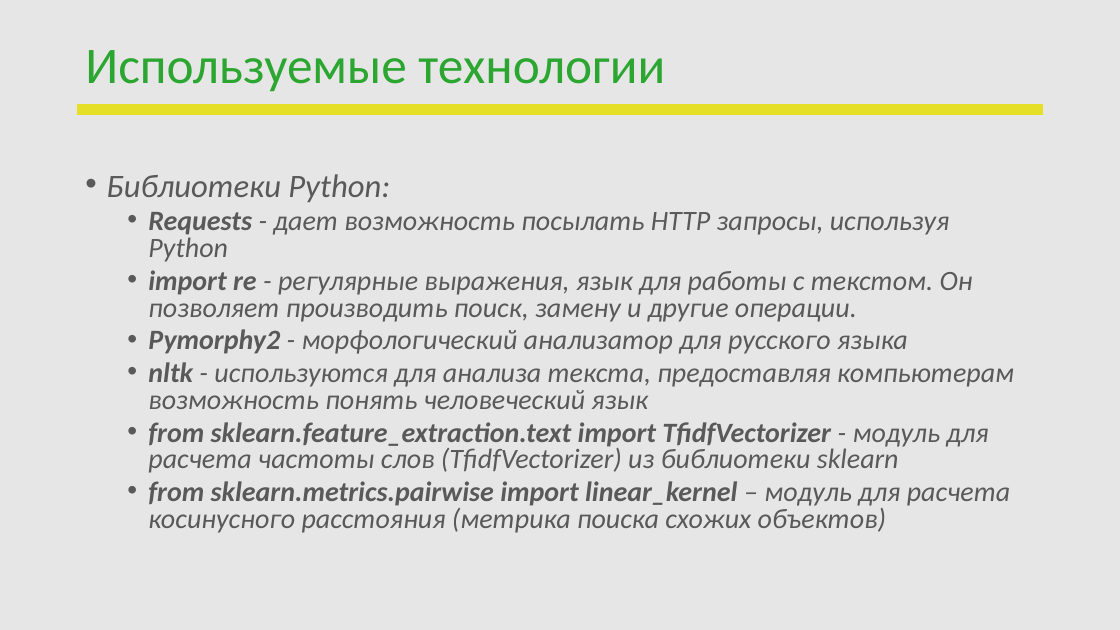
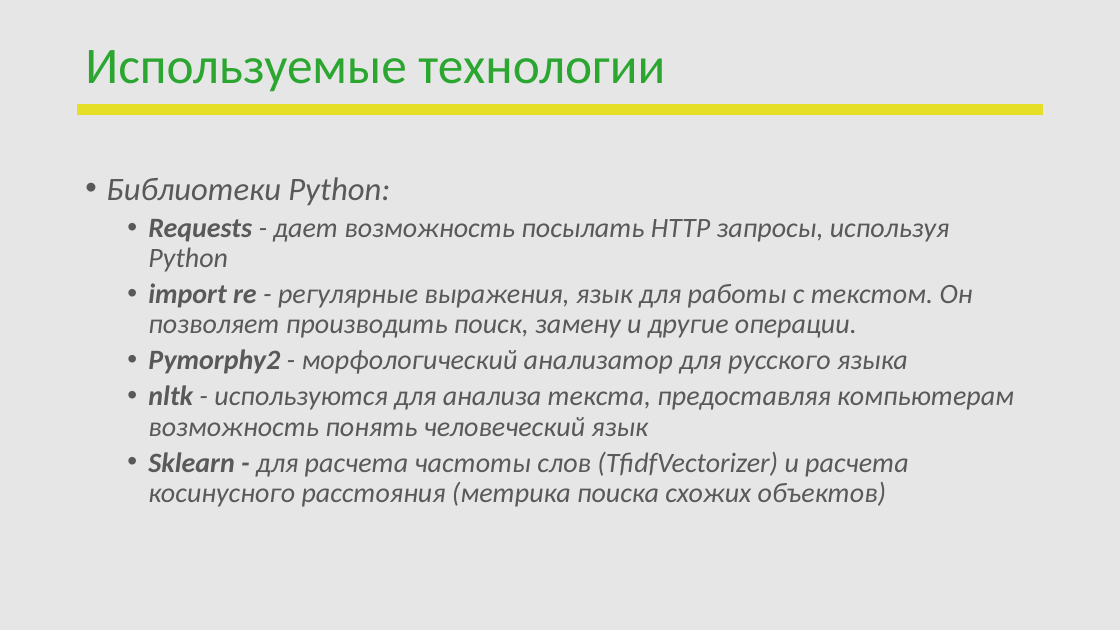
Before and after one commit to OlViMshv/DA_project, a slide deck: slide 8 of ПЕРЕЗАПУСК_Защита проекта.pptx (slide 6 before the commit). Drawn at 1120x630 pixels with LibreOffice and Linux fonts; fonts in the diff are those of the drawing; background and template pictures are left out. Boxes give left, top, right and bottom in pixels: in the first picture for what was removed or moved away, otherwise in the second. Text is boxed around its words. In the diff, an @@ line names an element or a change of style, - is before the commit and + after.

```diff
--- a/ПЕРЕЗАПУСК_Защита проекта.pptx
+++ b/ПЕРЕЗАПУСК_Защита проекта.pptx
@@ text at (106, 177, 1014, 436): line spacing 0.8 to 0.9 @@
@@ text at (148, 452, 908, 507): text changed @@
-  • from sklearn.feature_extraction.text import TfidfVectorizer - модуль для расчета частоты слов (TfidfVectorizer) из библиотеки sklearn
-  • from sklearn.metrics.pairwise import linear_kernel – модуль для расчета косинусного расстояния (метрика поиска схожих объектов)
+  • Sklearn - для расчета частоты слов (TfidfVectorizer) и расчета косинусного расстояния (метрика поиска схожих объектов)
```
Also in this commit, not shown: 1 other slide changed, 2 slides added.
